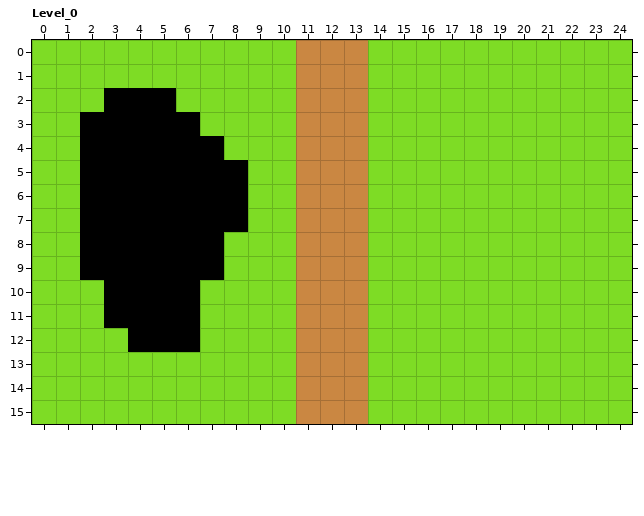
A LDtk project gets an edit: TopDownGame/assets/TiledMap/map.ldtk. The picture above was drawn from the file before the commit.
Cells are 16x16 px. Shown: Level_0 x 0..24, y 0..15. The commit also changed other parts of the map, which this record leaves out.
After:
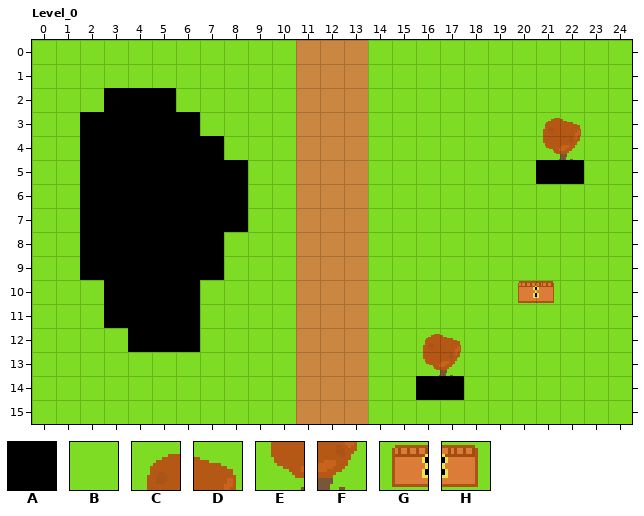
Key: from "Col": A 1 "_"; from "Tiles": B 1, C 1 under 10, D 1 under 11, E 1 under 15, F 1 under 16, G 1 under 8, H 1 under 9.
_ is an empty cell, # one hidden under a higher layer, . an unchanged one.
The edit:
--- layer "Tiles"
@@ x 21..22 @@
- 3 BB
- 4 BB
- 5 BB
+ 3 CD
+ 4 EF
+ 5 ##
@@ x 20..21 @@
-10 BB
+10 GH
@@ x 16..17 @@
-12 BB
-13 BB
-14 BB
+12 CD
+13 EF
+14 ##
--- layer "Col"
@@ x 21..22 @@
- 5 __
+ 5 AA
@@ x 16..17 @@
-14 __
+14 AA
Pixel boxes of the changes (left, top, right, bottom) in both pictures:
changed: (536, 118, 584, 184)
changed: (518, 281, 554, 303)
changed: (416, 334, 464, 400)
